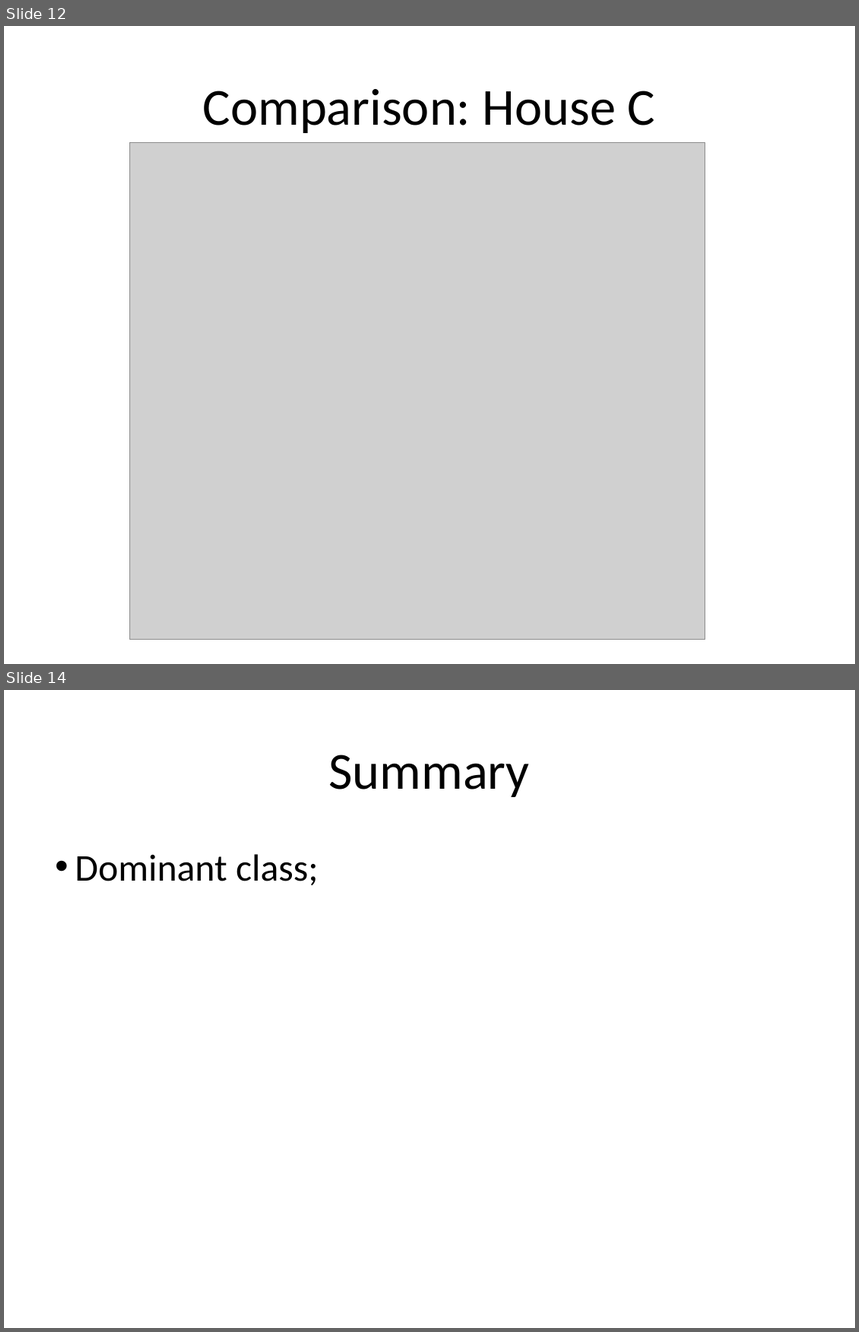
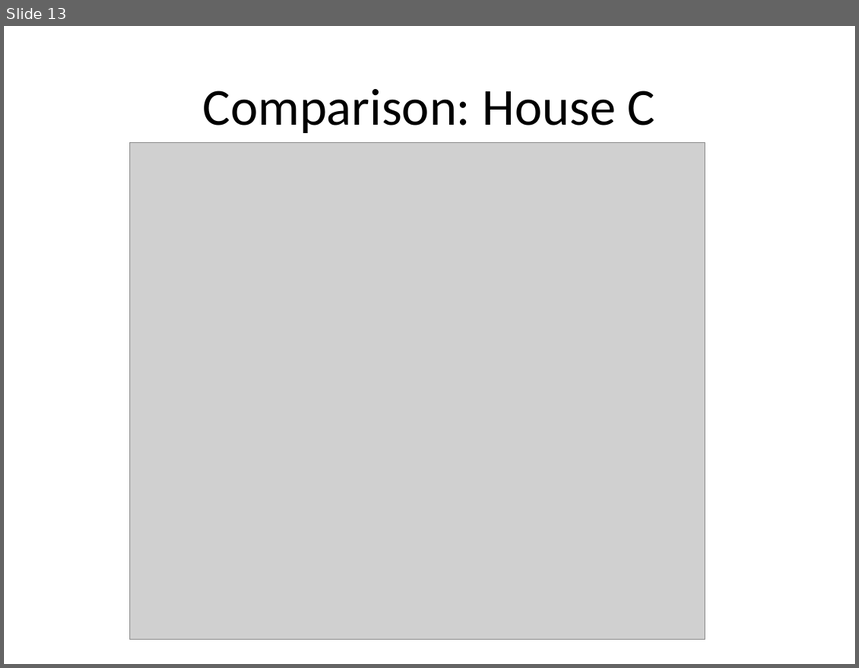
Before and after one commit to ppegusii/cs689-final, a slide deck: doc/slides.pptx. Shown one above the other, each under a label of ours: slides 12 and 14 before the commit, slide 13 after it; the slides between them are not shown. The pictures are 859x1332 and 859x668 pixels, drawn with LibreOffice and Linux fonts; fonts in the diff are those of the drawing; grey boxes stand for pictures. Boxes give left, top, right and bottom in pixels: in the first picture for what was removed or moved away, otherwise in the second. Text is boxed around its words. In the diff, an @@ line names an element or a change of style, - is before the commit and + after.

```diff
--- a/doc/slides.pptx
+++ b/doc/slides.pptx
@@ slide 14 removed at (4,690,855,1328), background #FFFFFF @@
@@ text removed at (329,755,529,797) @@
-Summary
@@ text removed at (75,854,318,885) @@
-• Dominant class;
@@ what was slide 12 is now slide 13 @@
```
Also in this commit, not shown: 1 slide changed, 2 slides added, 1 other slide removed, 6 other files.
